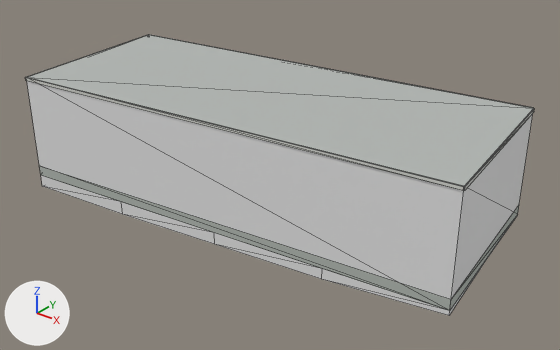
Two versions of the glTF model public/models/buildings/osm-way-53921171.glb, one commit apart.
Before and after are seen from a 50 mm camera at (14.76, -17.83, 11.9) aimed at (0.53, -0.04, 0.87). The axes (+X, +Y, +Z) are drawn at lower left. The lights are the same throughout. The first picture is the older version. Mesh edges are drawn as thin lines. Where no turn or scale is listed for an object, it has been applied to the vertices. Vertices at exactly the same position are counted once.

The older version as bpy lines, for what is in view:
```python
ob_building_foundation_53921171 = bpy.data.objects.new('building foundation 53921171', me_building_foundation_53921171)
ob_building_foundation_53921171.location = (0.0, 0.0, 0.0)
ob_reality_53921171_near_reality_flat_weathered_roof = bpy.data.objects.new('reality 53921171 near reality flat weathered roof', me_reality_53921171_near_reality_flat_weathered_roof)
ob_reality_53921171_near_reality_flat_weathered_roof.location = (0.0, 0.0, 0.0)
ob_reality_53921171_near_reality_pale_aluminum_sill = bpy.data.objects.new('reality 53921171 near reality pale aluminum sill', me_reality_53921171_near_reality_pale_aluminum_sill)
ob_reality_53921171_near_reality_pale_aluminum_sill.location = (0.0, 0.0, 0.0)
# also in view: 'reality 53921171 near reality concrete plinth' at (0.02, -0.02, 0.18); 'reality 53921171 near reality aged pale plaster' at (0.02, -0.02, 1.8)
```
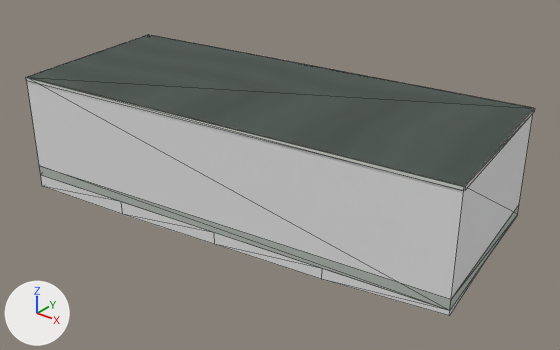
Pixel boxes [x1, y1, x2, y2] of what changed, in the pictures (560 x 350 px):
'reality 53921171 near reality flat weathered roof', surface changed (darker)
    both: [27, 35, 533, 186]
part 1 of me_reality_53921171_near_reality_pale_aluminum_sill, built on
    both: [25, 35, 535, 191]

Edits to the bpy script that builds the scene:
```text
Add img_roof_color:
    img_roof_color = load_image('roof-color', 'textures/1de3d7bb6546b7423004abcc0fb627c4d0c6ad03316b21d76a93f9bf4f470ca6.png', 256, 256, 'sRGB')
Change mat_reality_flat_weathered_roof:
    remove mat_reality_flat_weathered_roof.base_color = (0.451, 0.475, 0.455)  # grey #b3b7b4
    add mat_reality_flat_weathered_roof.texture = img_roof_color
Change me_reality_53921171_near_reality_pale_aluminum_sill:
    used by ob_reality_53921171_near_reality_pale_aluminum_sill; location = (0.0, 0.0, 0.0)
    remove me_reality_53921171_near_reality_pale_aluminum_sill.from_pydata(...)  # 16 vertices, 8 faces; spans x -7.8..7.9, y -3.9..3.9, z 3.5..3.6
    add me_reality_53921171_near_reality_pale_aluminum_sill.from_pydata(...)  # 20 vertices, 16 faces; spans x -7.8..7.9, y -3.9..3.9, z 3.5..3.6
    me_reality_53921171_near_reality_pale_aluminum_sill part 1
    7 faces are deleted
    4 vertices are added at (7.8, -2.2, 3.6), (-7.2, -3.9, 3.6), (7.1, 3.9, 3.6), (-7.8, 2.2, 3.6)
    15 new faces join them
```
